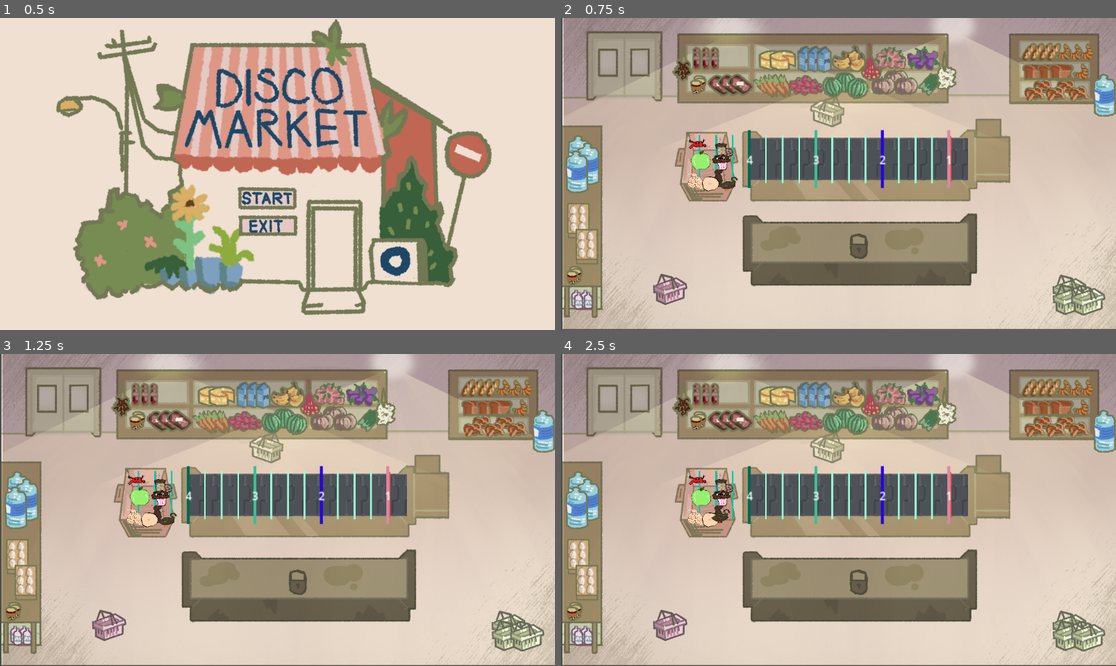
Above: before the commit, frames 1-4 (two rows, left to right).
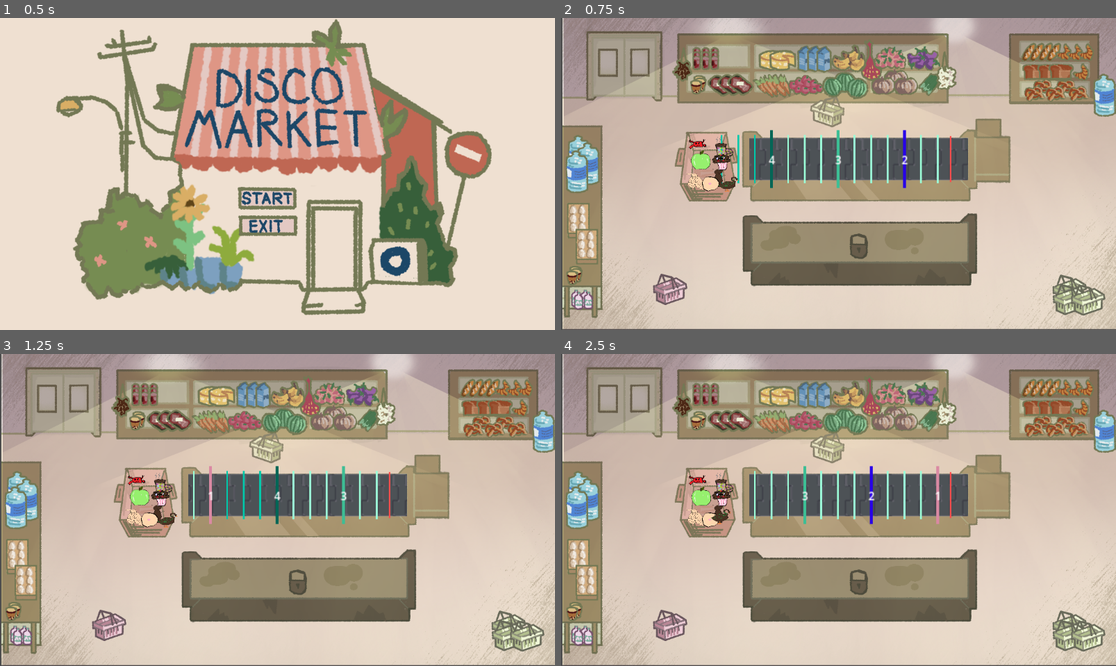
Above: after the commit, the same moments.

Repository: TheSenPie/disco-market
Game: Godot game, scene res://main_menu.tscn
The game is run twice, just before and just after one commit, with the same random seed, the same clock (stepped at 60 frames per second) and the same inputs.
Inputs (mouse positions are in pixels of both pictures, inside the frame that each line leads up to):
- Up to frame 1 (0.5 s): no input
- Up to frame 2 (0.75 s): click (827, 198) at 0.5 s
- Up to frame 3 (1.25 s): no input
- Up to frame 4 (2.5 s): tap Enter at 1.25 s; move the mouse to (699, 494) at 1.27 s; click (699, 494) at 1.42 s; tap Space at 1.52, 2.27 s; move the mouse to (716, 513) at 2.02 s; click (716, 513) at 2.17 s

Frame 1 is identical in both runs. In frame 2, 2.0% of the frame differs, in the area x 24-71%, y 35-55%; in frame 3, 1.9%; in frame 4, 2.0%.

Commit message:
Place and move bits and sub-bits
Make items snap when placed

Diff:
--- a/objects/belt/belt_area.gd
+++ b/objects/belt/belt_area.gd
@@ -1,3 +1,4 @@
+@tool
 extends Area2D
 
 @export var bpm := 120.0
@@ -7,33 +8,118 @@
 @onready var scan_line: Area2D = $ScanLine
 
 var attached_items: Array[Node2D] = []
-var beat_width := 0.0
+var four_tact_width := 0.0
 var belt_speed := 0.0
+var bit_width := 0.0
+
+@onready var bit_one_four: Line2D = $BitOneFour
+@onready var bit_one_four_sub_one: Line2D = $BitOneFourSubOne
+@onready var bit_one_four_sub_two: Line2D = $BitOneFourSubTwo
+@onready var bit_one_four_sub_three: Line2D = $BitOneFourSubThree
+
+@onready var bit_two_four: Line2D = $BitTwoFour
+@onready var bit_two_four_sub_one: Line2D = $BitTwoFourSubOne
+@onready var bit_two_four_sub_two: Line2D = $BitTwoFourSubTwo
+@onready var bit_two_four_sub_three: Line2D = $BitTwoFourSubThree
+
+@onready var bit_three_four: Line2D = $BitThreeFour
+@onready var bit_three_four_sub_one: Line2D = $BitThreeFourSubOne
+@onready var bit_three_four_sub_two: Line2D = $BitThreeFourSubTwo
+@onready var bit_three_four_sub_three: Line2D = $BitThreeFourSubThree
+
+@onready var bit_four_four: Line2D = $BitFourFour
+@onready var bit_four_four_sub_one: Line2D = $BitFourFourSubOne
+@onready var bit_four_four_sub_two: Line2D = $BitFourFourSubTwo
+@onready var bit_four_four_sub_three: Line2D = $BitFourFourSubThree
+
+@onready var bits_and_sub_bits : Array[Line2D] = [
+	$BitOneFour, $BitOneFourSubOne, $BitOneFourSubTwo, $BitOneFourSubThree, $BitTwoFour, $BitTwoFourSubOne, $BitTwoFourSubTwo, $BitTwoFourSubThree, $BitThreeFour, $BitThreeFourSubOne, $BitThreeFourSubTwo, $BitThreeFourSubThree, $BitFourFour, $BitFourFourSubOne, $BitFourFourSubTwo, $BitFourFourSubThree
+]
 
 func _ready() -> void:
-	area_entered.connect( _handle_area_entered )
-	area_exited.connect( _handle_area_exited )
+	four_tact_width = beat_box.shape.get_rect().size.x * scale.x
 
-	beat_width = beat_box.shape.get_rect().end.x - beat_box.shape.get_rect().position.x
+	bit_width = four_tact_width / 3.0
+	var sub_bit_width := bit_width / 4.0
+
+	var four_bit_end := beat_box.to_global(beat_box.shape.get_rect().end)
+	bit_one_four.global_position.x = four_bit_end.x
+	bit_one_four_sub_one.global_position.x = bit_one_four.global_position.x - 1.0 * sub_bit_width
+	bit_one_four_sub_two.global_position.x = bit_one_four.global_position.x - 2.0 * sub_bit_width
+	bit_one_four_sub_three.global_position.x = bit_one_four.global_position.x - 3.0 * sub_bit_width
+
+	bit_two_four.global_position.x = four_bit_end.x - 1.0 * bit_width
+	bit_two_four_sub_one.global_position.x = bit_two_four.global_position.x - 1.0 * sub_bit_width
+	bit_two_four_sub_two.global_position.x = bit_two_four.global_position.x - 2.0 * sub_bit_width
+	bit_two_four_sub_three.global_position.x = bit_two_four.global_position.x - 3.0 * sub_bit_width
+
+	bit_three_four.global_position.x = four_bit_end.x - 2.0 * bit_width
+	bit_three_four_sub_one.global_position.x = bit_three_four.global_position.x - 1.0 * sub_bit_width
+	bit_three_four_sub_two.global_position.x = bit_three_four.global_position.x - 2.0 * sub_bit_width
+	bit_three_four_sub_three.global_position.x = bit_three_four.global_position.x - 3.0 * sub_bit_width
+
+	bit_four_four.global_position.x = four_bit_end.x - 3.0 * bit_width
+	bit_four_four_sub_one.global_position.x = bit_four_four.global_position.x - 1.0 * sub_bit_width
+	bit_four_four_sub_two.global_position.x = bit_four_four.global_position.x - 2.0 * sub_bit_width
+	bit_four_four_sub_three.global_position.x = bit_four_four.global_position.x - 3.0 * sub_bit_width
+
 	var beat_time := 60.0 / bpm
-	belt_speed = beat_width / beat_time
+	belt_speed = four_tact_width / beat_time
 
-	snap.bpm = bpm
+	if not Engine.is_editor_hint():
+		snap.bpm = bpm
 
-	scan_line.connect( "item_scanned", _handle_item_scanned )
+		area_entered.connect( _handle_area_entered )
+		area_exited.connect( _handle_area_exited )
+		scan_line.connect( "item_scanned", _handle_item_scanned )
 
 func _physics_process(delta: float) -> void:
-	for item : MarketItem in attached_items:
-		if not item.picked:
-			item.position += Vector2.RIGHT * belt_speed * delta
+	if Engine.is_editor_hint():
+		pass
+	else:
+		for line : Line2D in bits_and_sub_bits:
+			_translate_bit_guide(line, delta)
+		for item : MarketItem in attached_items:
+			if not item.picked:
+				item.global_position.x += bit_width * delta * 2.0
+
+func _translate_bit_guide( bit: Line2D, delta: float ) -> void:
+	bit.global_position.x += bit_width * delta * 2.0
+	var beat_box_end_x := beat_box.to_global(beat_box.shape.get_rect().end).x
+	if bit.global_position.x > beat_box_end_x:
+		bit.hide()
+
+	if bit.global_position.x - bit_width > beat_box_end_x:
+		bit.global_position.x = beat_box.to_global(beat_box.shape.get_rect().position).x
+		bit.show()
 
 func _handle_area_entered( entity: Area2D ) -> void:
 	attached_items.push_back( entity )
 
+	assert( entity is MarketItem )
+	entity.placed.connect( _snap_placed_item )
+
 func _handle_area_exited( entity: Area2D ) -> void:
-	var item := attached_items.find( entity )
-	if item >= 0:
-		attached_items.remove_at(item)
+	var item_idx := attached_items.find( entity )
+	if item_idx >= 0:
+		var item := attached_items[ item_idx ]
+		item.placed.disconnect( _snap_placed_item )
+		item = null
+
+		attached_items.remove_at(item_idx)
+
+func _snap_placed_item( item: MarketItem ) -> void:
+	var item_global_pos_x := item.global_position.x
+	for bit_idx : int in range( 0, bits_and_sub_bits.size() - 2 ):
+		var bit1 := bits_and_sub_bits[bit_idx]
+		var bit2 := bits_and_sub_bits[bit_idx + 1]
+		if item_global_pos_x <= bit1.global_position.x and item_global_pos_x > bit2.global_position.x:
+			item.global_position.x = bit1.global_position.x
+			return
+
+	if bits_and_sub_bits.size() > 0:
+		var last_bit := bits_and_sub_bits[bits_and_sub_bits.size() - 1]
+		item.global_position.x = last_bit.global_position.x
 
 func _handle_item_scanned( item: MarketItem ) -> void:
 	var soundPlayer := item.find_child("Sound") as AudioStreamPlayer2D
@@ -44,7 +130,7 @@
 	soundPlayerCopy.play()
 
 	var timer := Timer.new()
-	timer.wait_time = 60.0 / bpm
+	timer.wait_time = 60.0 / bpm * 4.0
 	timer.autostart = true
 	timer.one_shot = false
 	timer.timeout.connect( func() -> void: soundPlayerCopy.play() )
